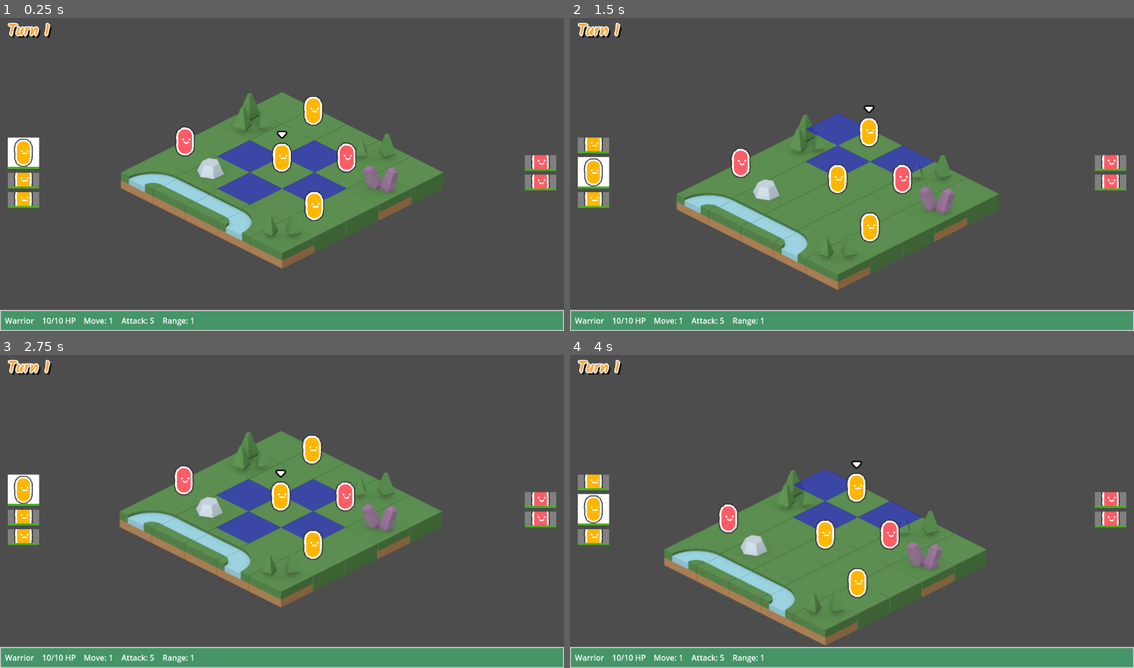
Above: before the commit, frames 1-4 (two rows, left to right).
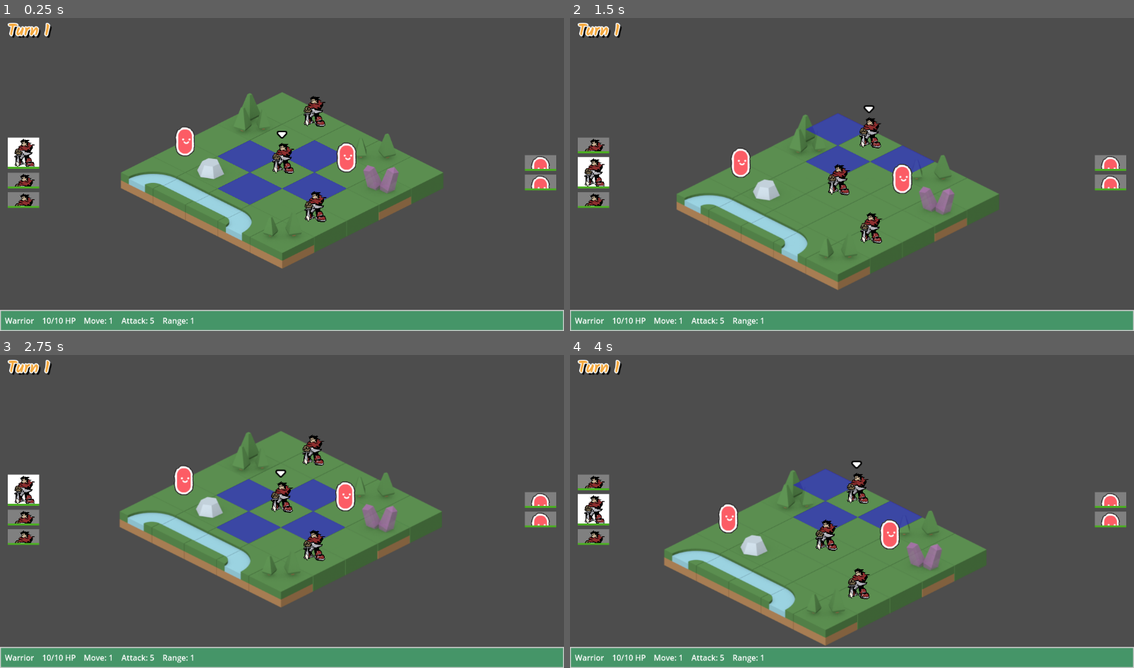
Above: after the commit, the same moments.

Repository: CreatedBySeb/godot-test
Game: Godot game, scene res://scenes/game.tscn
Same seed, same stepped clock (60 frames per second), same inputs: the game is played once before the commit and once after it.
Inputs (mouse positions are in pixels of both pictures, inside the frame that each line leads up to):
- Up to frame 1 (0.25 s): no input
- Up to frame 2 (1.5 s): tap Enter at 0.5 s; move the mouse to (976, 155) at 0.52 s; click (976, 155) at 0.6 s; tap Space at 1.25 s; move the mouse to (739, 187) at 1.27 s; tap E (select_next_unit) at 1.35 s
- Up to frame 3 (2.75 s): move the mouse to (338, 439) at 2.02 s; tap Q (select_prev_unit) at 2.1 s
- Up to frame 4 (4 s): move the mouse to (823, 574) at 2.77 s; click (823, 574) at 2.85 s; move the mouse to (1021, 558) at 3.52 s; tap E (select_next_unit) at 3.6 s

The runs differ from the first frame. In frame 1, 1.7% of the frame differs, in the area x 2-98%, y 25-66%; in frame 2, 1.7%; in frame 3, 1.7%; in frame 4, 1.7%, in the area x 2-98%, y 37-79%.

Commit message:
Add proper paladin art

Diff:
--- a/classes/warrior_class.tres
+++ b/classes/warrior_class.tres
@@ -1,7 +1,7 @@
 [gd_resource type="Resource" script_class="UnitClass" load_steps=3 format=3 uid="uid://c1f1dp1d4mgxw"]
 
 [ext_resource type="Script" path="res://scripts/UnitClass.gd" id="1_tpt0p"]
-[ext_resource type="Texture2D" uid="uid://cuopvj6s4opej" path="res://assets/character_roundYellow.png" id="2_u7nhn"]
+[ext_resource type="Texture2D" uid="uid://cegr1l52msvjp" path="res://assets/paladin.png" id="2_caect"]
 
 [resource]
 script = ExtResource("1_tpt0p")
@@ -10,4 +10,4 @@
 max_health = 10
 move_range = 1
 name = "Warrior"
-sprite = ExtResource("2_u7nhn")
+sprite = ExtResource("2_caect")
--- a/scenes/hud.tscn
+++ b/scenes/hud.tscn
@@ -211,10 +211,10 @@
 anchor_top = 0.5
 anchor_right = 0.5
 anchor_bottom = 0.5
-offset_left = -149.5
-offset_top = -51.5
-offset_right = 149.5
-offset_bottom = 51.5
+offset_left = 426.5
+offset_top = 272.5
+offset_right = 725.5
+offset_bottom = 375.5
 grow_horizontal = 2
 grow_vertical = 2
 theme = ExtResource("2_psbrg")
@@ -231,10 +231,10 @@
 anchor_top = 0.5
 anchor_right = 0.5
 anchor_bottom = 0.5
-offset_left = 576.0
-offset_top = -51.5
-offset_right = 942.0
-offset_bottom = 51.5
+offset_left = 1152.0
+offset_top = 272.5
+offset_right = 1518.0
+offset_bottom = 375.5
 grow_horizontal = 2
 grow_vertical = 2
 theme = ExtResource("2_psbrg")
--- a/scenes/unit.tscn
+++ b/scenes/unit.tscn
@@ -1,8 +1,8 @@
 [gd_scene load_steps=6 format=3 uid="uid://cs2pl1l6ynkt6"]
 
-[ext_resource type="Texture2D" uid="uid://cuopvj6s4opej" path="res://assets/character_roundYellow.png" id="1_520f7"]
 [ext_resource type="Script" path="res://scripts/Unit.gd" id="1_aph5o"]
 [ext_resource type="Resource" uid="uid://c1f1dp1d4mgxw" path="res://classes/warrior_class.tres" id="2_ahd6y"]
+[ext_resource type="Texture2D" uid="uid://cegr1l52msvjp" path="res://assets/paladin.png" id="3_2mfjj"]
 [ext_resource type="Texture2D" uid="uid://btfttahimns6e" path="res://assets/flair_arrows_down.png" id="3_wxr8j"]
 
 [sub_resource type="CapsuleShape2D" id="CapsuleShape2D_120sj"]
@@ -15,7 +15,8 @@
 
 [node name="Sprite2D" type="Sprite2D" parent="."]
 position = Vector2(0, -30)
-texture = ExtResource("1_520f7")
+scale = Vector2(0.25, 0.25)
+texture = ExtResource("3_2mfjj")
 
 [node name="CollisionShape2D" type="CollisionShape2D" parent="."]
 position = Vector2(0, -30)
--- a/scenes/unit_preview.tscn
+++ b/scenes/unit_preview.tscn
@@ -1,7 +1,7 @@
 [gd_scene load_steps=6 format=3 uid="uid://deuw6bpnnnf24"]
 
 [ext_resource type="Script" path="res://scripts/UnitPreview.gd" id="1_8voqm"]
-[ext_resource type="Texture2D" uid="uid://cuopvj6s4opej" path="res://assets/character_roundYellow.png" id="1_kc340"]
+[ext_resource type="Texture2D" uid="uid://cegr1l52msvjp" path="res://assets/paladin.png" id="2_86g70"]
 
 [sub_resource type="StyleBoxFlat" id="StyleBoxFlat_65g2m"]
 
@@ -16,7 +16,7 @@
 clip_contents = true
 custom_minimum_size = Vector2(64, 64)
 offset_right = 64.0
-offset_bottom = 64.0
+offset_bottom = 32.0
 script = ExtResource("1_8voqm")
 
 [node name="MarginContainer" type="MarginContainer" parent="."]
@@ -24,6 +24,7 @@
 anchors_preset = 15
 anchor_right = 1.0
 anchor_bottom = 1.0
+offset_bottom = 32.0
 grow_horizontal = 2
 grow_vertical = 2
 theme_override_constants/margin_left = 2
@@ -33,7 +34,7 @@
 
 [node name="UnitSprite" type="TextureRect" parent="MarginContainer"]
 layout_mode = 2
-texture = ExtResource("1_kc340")
+texture = ExtResource("2_86g70")
 expand_mode = 5
 stretch_mode = 4
 
Binary file changed: assets/character_roundRed.png
Binary file removed: assets/character_roundYellow.png
Binary file added: assets/paladin.png
Not shown, changed: assets/paladin.png.import
